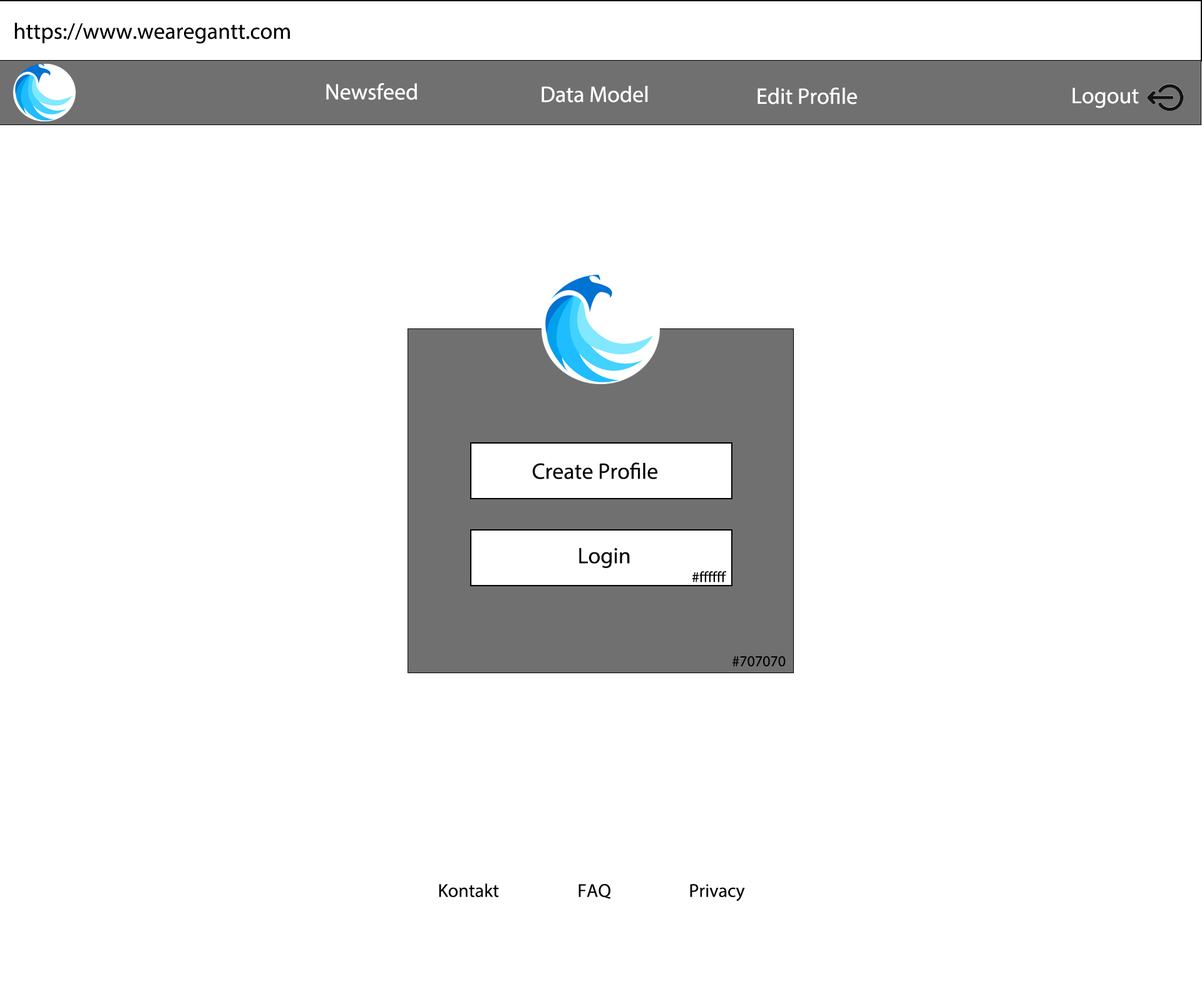
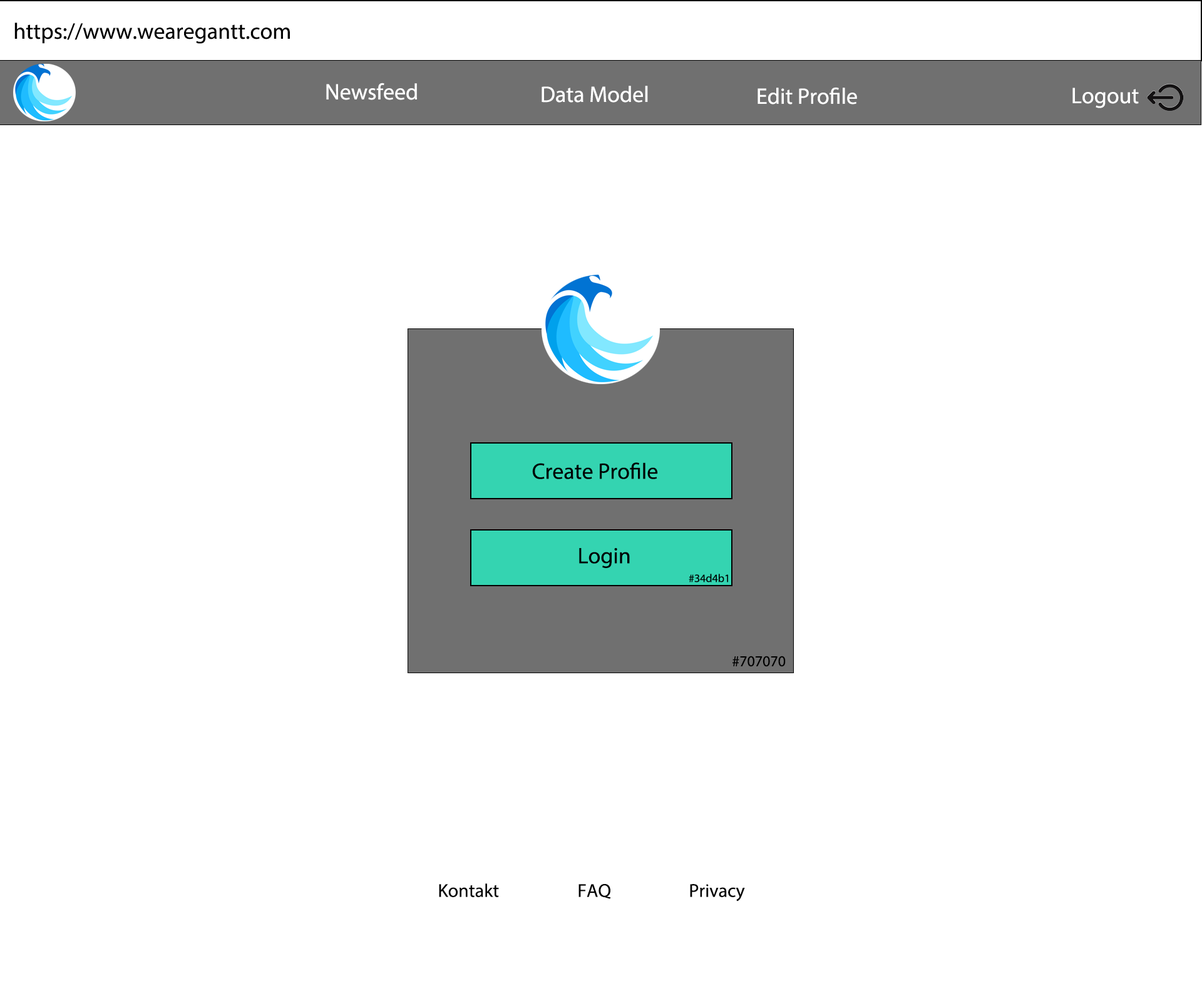
Revision of a layered 1202x1001 image; what changed, layer by layer:
painted on "Opret kasse" over [left=471, top=443, right=732, bottom=499]
renamed "#ffffff" to "#34d4b1", painted on it over [left=688, top=570, right=728, bottom=583]
painted on "Login kasse" over [left=471, top=530, right=732, bottom=586]
